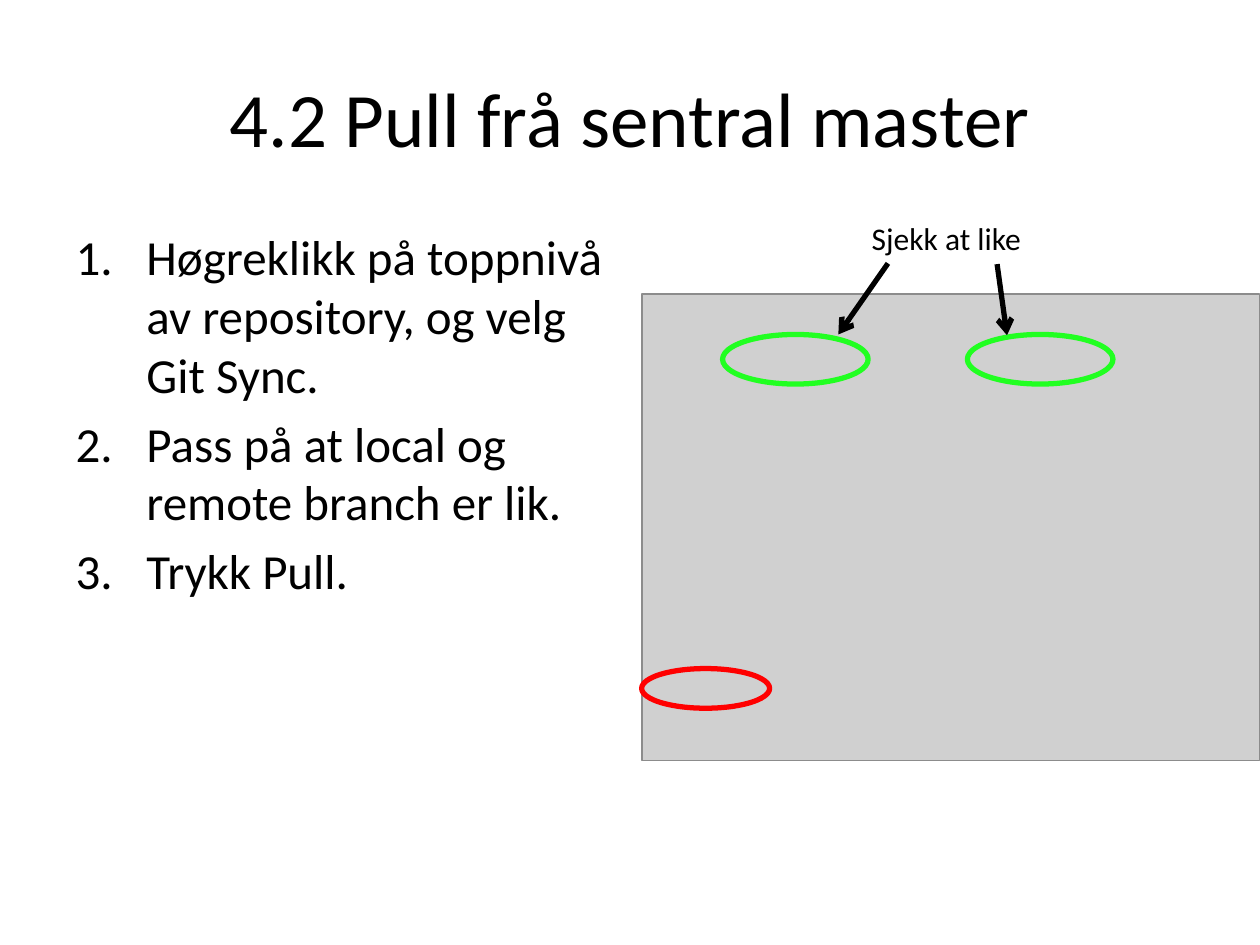
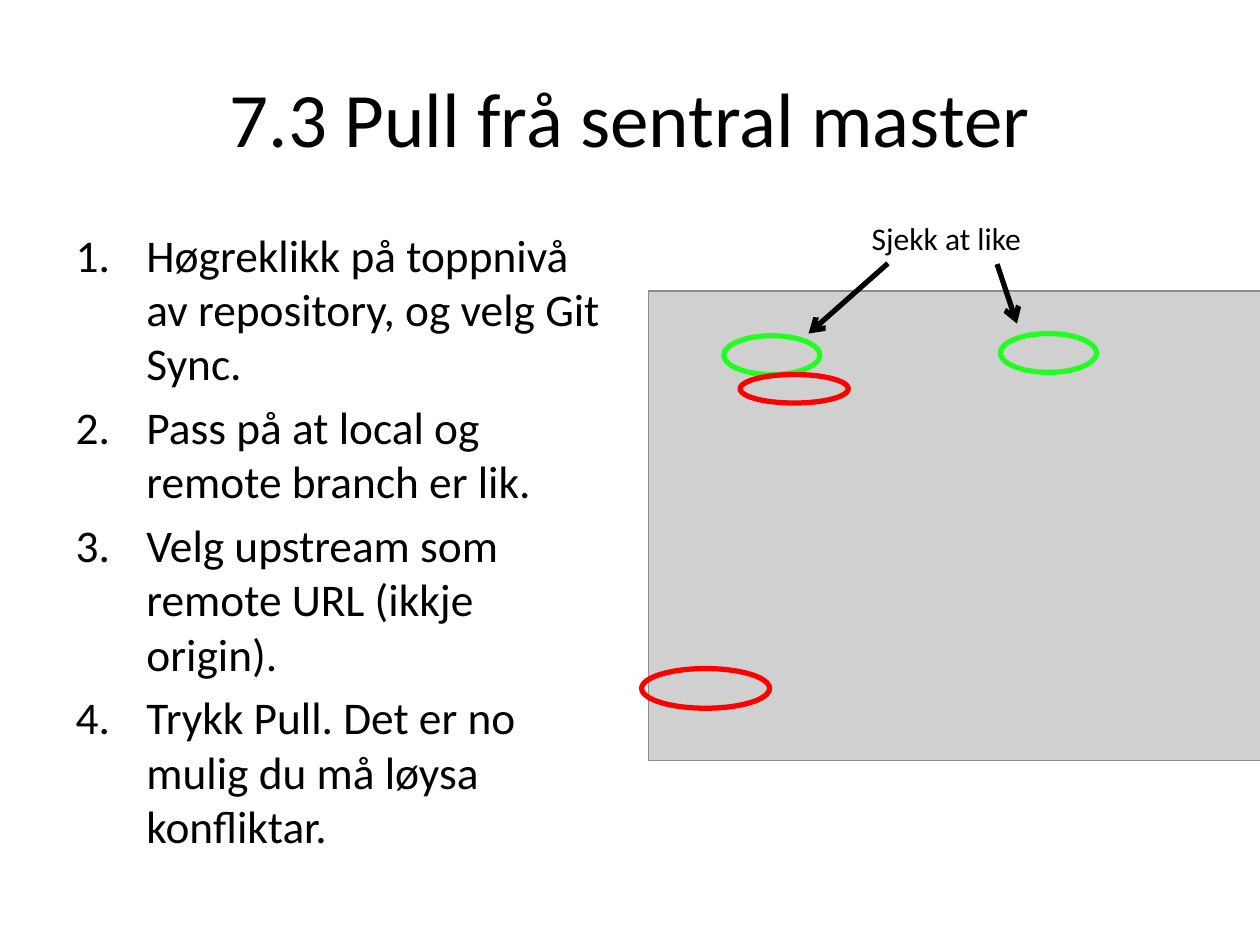
Before and after one commit to CRAVA/crava, a slide deck: slide 11 of doc/Gitforsmarties.pptx (slide 7 before the commit). Drawn at 1260x945 pixels with LibreOffice and Linux fonts; fonts in the diff are those of the drawing; grey boxes stand for pictures. Boxes give left, top, right and bottom in pixels: in the first picture for what was removed or moved away, otherwise in the second. Text is boxed around its words. In the diff, an @@ line names an element or a change of style, - is before the commit and + after.

Commit message:
CRA-541: Changed procedure by now merging branch into master before pulling from upstream, and then committing before pushing to origin. Also added graphical illustration of process.

```diff
--- a/doc/Gitforsmarties.pptx
+++ b/doc/Gitforsmarties.pptx
@@ title at [230,92,1029,148]: text changed @@
-4.2 Pull frå sentral master
+7.3 Pull frå sentral master
@@ text at [146,240,599,499]: size 28 to 25.9 pt in "Høgreklikk på toppnivå av repository, og velg ...", "Pass på at local og remote branch ..." @@
@@ arrow moved from (888, 263) - (838, 334) to (888, 263) - (809, 334) @@
@@ arrow moved from (997, 265) - (1007, 335) to (997, 265) - (1017, 324) @@
@@ picture: place and size @@
-picture at [643,294,1260,760]
+picture at [649,291,1260,761]
@@ ellipse: place and size @@
-ellipse at [722,334,868,383]
+ellipse at [724,336,820,375]
@@ ellipse: place and size @@
-ellipse at [968,334,1114,383]
+ellipse at [1000,334,1096,373]
@@ ellipse added at [740,374,848,403], outline #FF0000 3 pt @@
@@ text at [146,530,516,844]: text changed; size 28 to 25.9 pt @@
-3. Trykk Pull.
+3. Velg upstream som remote URL (ikkje origin).
+4. Trykk Pull. Det er no mulig du må løysa konfliktar.
```
Also in this commit, not shown: 8 other slides changed, 4 slides added.
